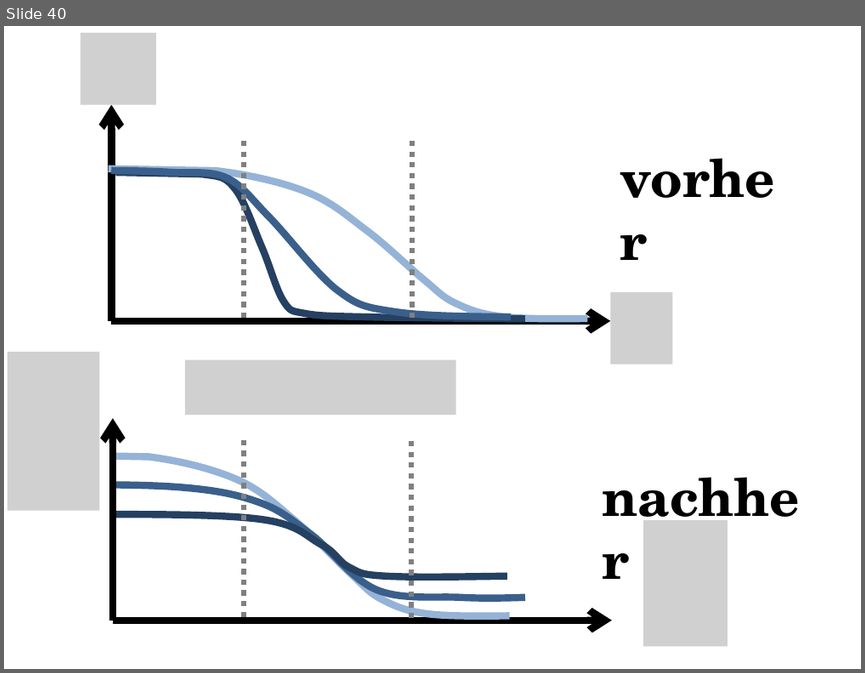
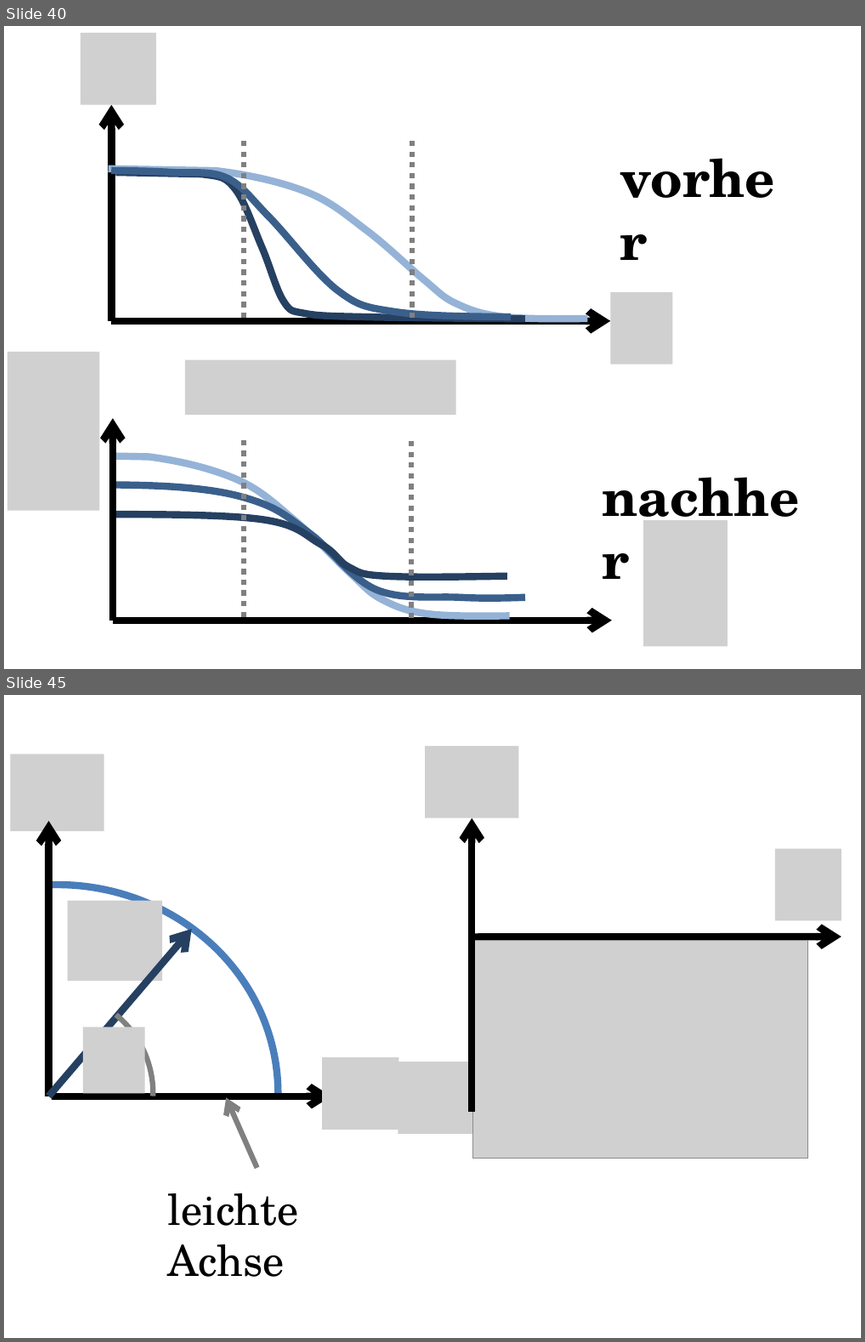
Before and after one commit to sophiahenckell/HIWI_Computersimulation, a slide deck: Bilder.pptx. Shown one above the other, each under a label of ours: slide 40 before the commit, slides 40 and 45 after it; the slides between them are not shown. The pictures are 865x673 and 865x1342 pixels, drawn with LibreOffice and Linux fonts; fonts in the diff are those of the drawing; grey boxes stand for pictures. Boxes give left, top, right and bottom in pixels: in the first picture for what was removed or moved away, otherwise in the second. Text is boxed around its words. In the diff, an @@ line names an element or a change of style, - is before the commit and + after.

```diff
--- a/Bilder.pptx
+++ b/Bilder.pptx
@@ slide 45 added at (4,695,861,1338), background #FFFFFF @@
@@ arc (boxed as its full ellipse) added at (4,715,534,1178), fill #FFFFFF, outline #FFFFFF 6 pt @@
@@ rectangle added at (329,722,362,783), fill #FFFFFF, outline #FFFFFF 2 pt @@
@@ picture added at (425,745,518,817) @@
@@ picture added at (10,755,103,831) @@
@@ arrow added from (48, 1096) to (48, 821), #000000 6 pt @@
@@ arrow added from (472, 1111) to (472, 818), #000000 6 pt @@
@@ picture added at (775,848,841,920) @@
@@ arc (boxed as its full ellipse) added at (4,885,279,1302), outline #4B7EBC 6 pt @@
@@ picture added at (68,901,162,981) @@
@@ arc (boxed as its full ellipse) added at (4,936,361,1338), fill #FFFFFF, outline #FFFFFF 6 pt @@
@@ arrow added from (48, 1096) to (192, 929), #254061 6 pt @@
@@ arrow added from (472, 936) to (841, 936), #000000 6 pt @@
@@ picture added at (472,940,808,1157) @@
@@ arc (boxed as its full ellipse) added at (4,993,153,1195), outline #808080 4.5 pt @@
@@ picture added at (83,1027,144,1093) @@
@@ picture added at (322,1057,399,1129) @@
@@ picture added at (398,1061,494,1134) @@
@@ arrow added from (52, 1096) to (331, 1096), #000000 6 pt @@
@@ arrow added from (256, 1168) to (226, 1098), #808080 4.5 pt @@
@@ text added at (167,1193,298,1276), 36 pt, text #000000 @@
+leichte Achse
```
Also in this commit, not shown: 1 slide changed, 7 other slides added, 1 slide removed, 6 other files.
